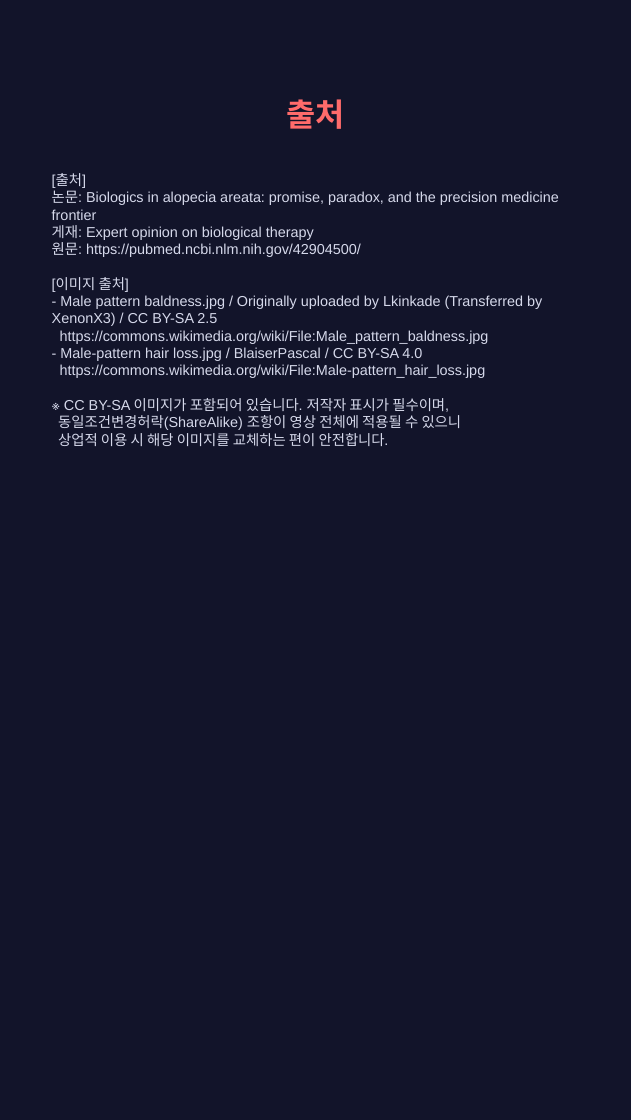
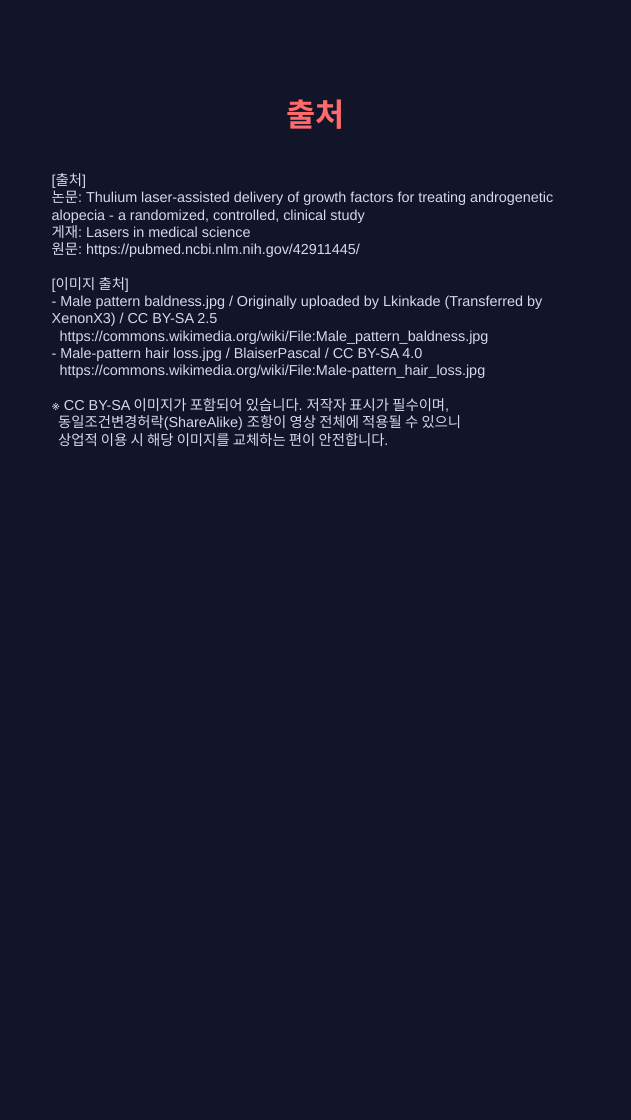
Before and after one commit to hyokang2010-BJ-ANTH/product-builder-test, a slide deck: slide 9 of pwa/data/latest/slides.pptx (slide 8 before the commit). Drawn at 631x1120 pixels with LibreOffice and Linux fonts; fonts in the diff are those of the drawing. Boxes give left, top, right and bottom in pixels: in the first picture for what was removed or moved away, otherwise in the second. Text is boxed around its words. In the diff, an @@ line names an element or a change of style, - is before the commit and + after.

```diff
--- a/pwa/data/latest/slides.pptx
+++ b/pwa/data/latest/slides.pptx
@@ text at (52,173,553,446): text changed @@
-[출처]
-논문: Biologics in alopecia areata: promise, paradox, and the precision medicine frontier
-게재: Expert opinion on biological therapy
-원문: https://pubmed.ncbi.nlm.nih.gov/42904500/
-[이미지 출처]
-- Male pattern baldness.jpg / Originally uploaded by Lkinkade (Transferred by XenonX3) / CC BY-SA 2.5
-https://commons.wikimedia.org/wiki/File:Male_pattern_baldness.jpg
-- Male-pattern hair loss.jpg / BlaiserPascal / CC BY-SA 4.0
-https://commons.wikimedia.org/wiki/File:Male-pattern_hair_loss.jpg
-※ CC BY-SA 이미지가 포함되어 있습니다. 저작자 표시가 필수이며,
-동일조건변경허락(ShareAlike) 조항이 영상 전체에 적용될 수 있으니
-상업적 이용 시 해당 이미지를 교체하는 편이 안전합니다.
+[출처]
+논문: Thulium laser-assisted delivery of growth factors for treating androgenetic alopecia - a randomized, controlled, clinical study
+게재: Lasers in medical science
+원문: https://pubmed.ncbi.nlm.nih.gov/42911445/
+[이미지 출처]
+- Male pattern baldness.jpg / Originally uploaded by Lkinkade (Transferred by XenonX3) / CC BY-SA 2.5
+https://commons.wikimedia.org/wiki/File:Male_pattern_baldness.jpg
+- Male-pattern hair loss.jpg / BlaiserPascal / CC BY-SA 4.0
+https://commons.wikimedia.org/wiki/File:Male-pattern_hair_loss.jpg
+※ CC BY-SA 이미지가 포함되어 있습니다. 저작자 표시가 필수이며,
+동일조건변경허락(ShareAlike) 조항이 영상 전체에 적용될 수 있으니
+상업적 이용 시 해당 이미지를 교체하는 편이 안전합니다.
```
Also in this commit, not shown: 1 other slide changed, 5 slides added, 4 slides removed, 26 other files.
